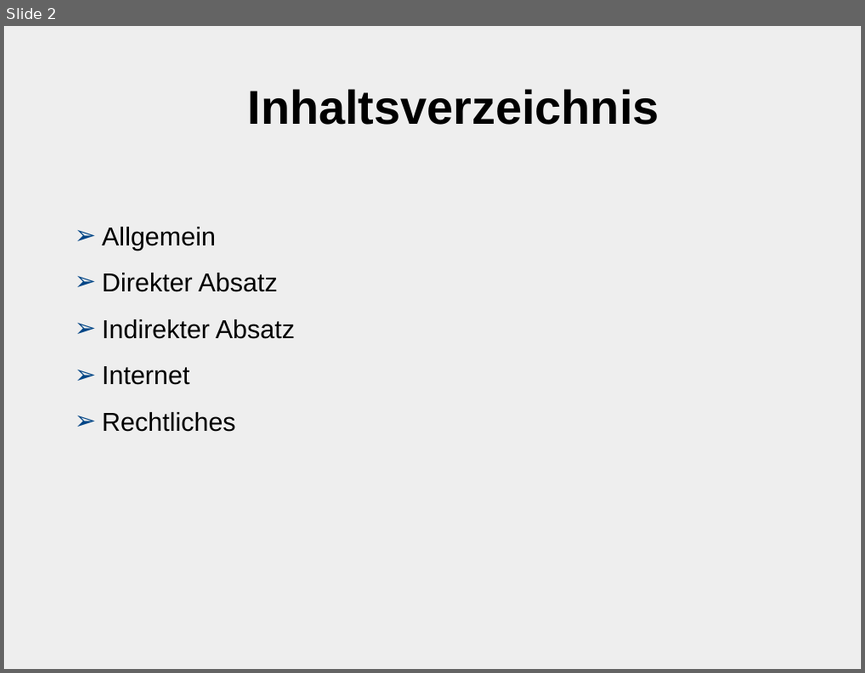
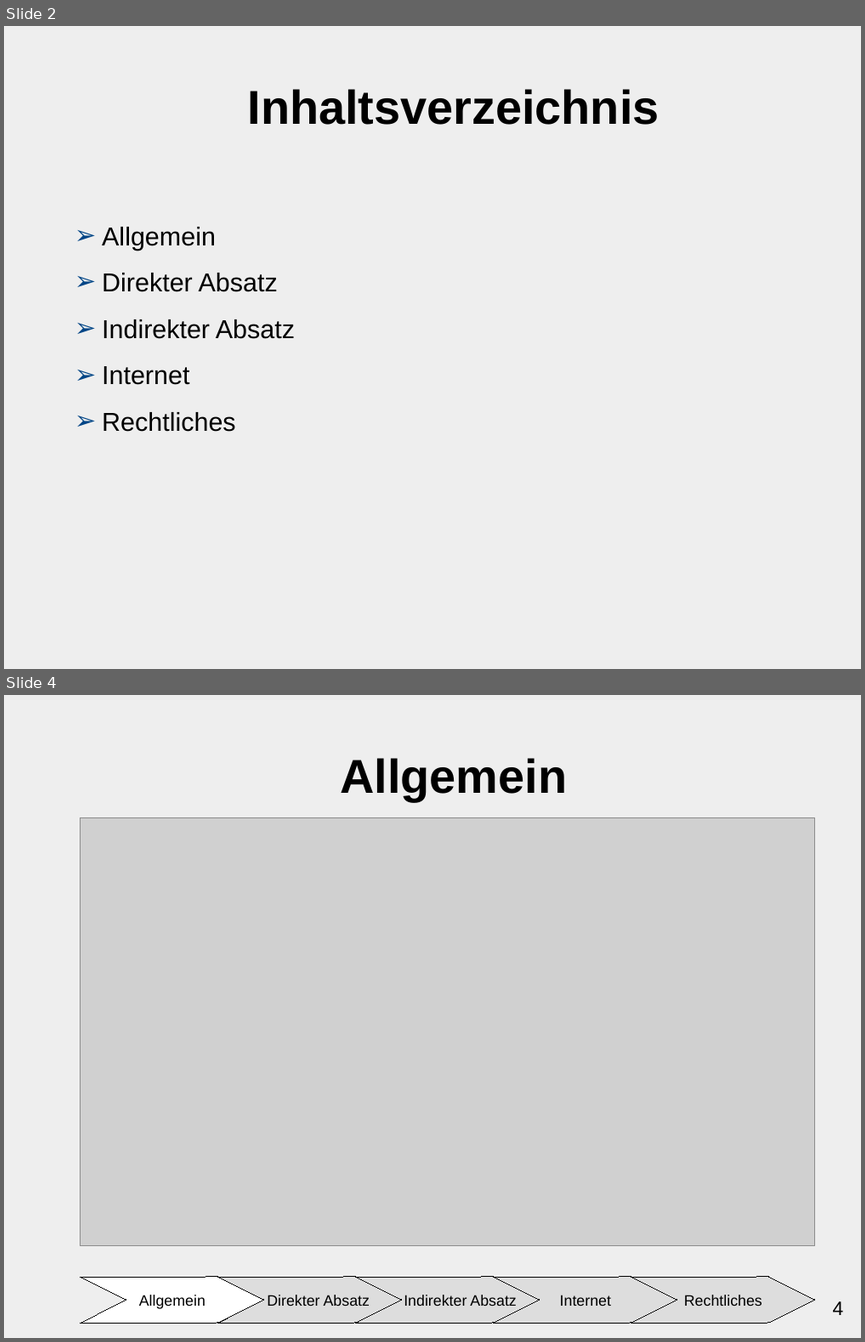
Before and after one commit to ChristianMarzianGithub/WGBlockWoche2Praesentation, a slide deck: TemplateHellGrauBlau.odp. Shown one above the other, each under a label of ours: slide 2 before the commit, slides 2 and 4 after it; the slides between them are not shown. The pictures are 865x673 and 865x1342 pixels, drawn with LibreOffice and Linux fonts; fonts in the diff are those of the drawing; grey boxes stand for pictures. Boxes give left, top, right and bottom in pixels: in the first picture for what was removed or moved away, otherwise in the second. Text is boxed around its words. In the diff, an @@ line names an element or a change of style, - is before the commit and + after.

```diff
--- a/TemplateHellGrauBlau.odp
+++ b/TemplateHellGrauBlau.odp
@@ slide 4 added at [4,695,861,1338], background #EEEEEE @@
@@ title added at [341,758,568,801], 44 pt, text #000000, bold @@
+Allgemein
@@ picture added at [80,817,815,1246] @@
@@ freeform shape added at [80,1276,264,1322], fill #FFFFFF, outline #000000 0 pt, 14 pt, text #000000 @@
+Allgemein
@@ freeform shape added at [218,1276,402,1322], fill #DDDDDD, outline #000000 0 pt, 14 pt, text #000000 @@
+Direkter Absatz
@@ freeform shape added at [356,1276,540,1322], fill #DDDDDD, outline #000000 0 pt, 14 pt, text #000000 @@
+Indirekter Absatz
@@ freeform shape added at [494,1276,677,1322], fill #DDDDDD, outline #000000 0 pt, 14 pt, text #000000 @@
+Internet
@@ freeform shape added at [631,1276,815,1322], fill #DDDDDD, outline #000000 0 pt, 14 pt, text #000000 @@
+Rechtliches
@@ page number added at [833,1301,844,1315], 18 pt, text #000000 @@
+4
```
Also in this commit, not shown: 6 slides changed.
